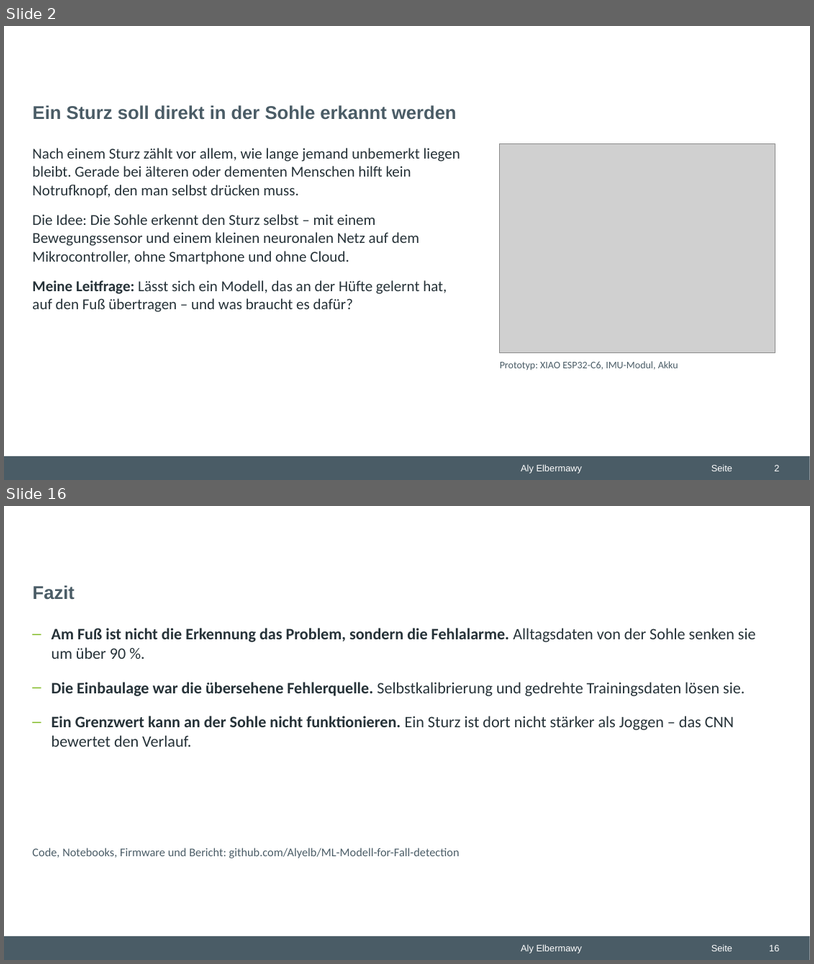
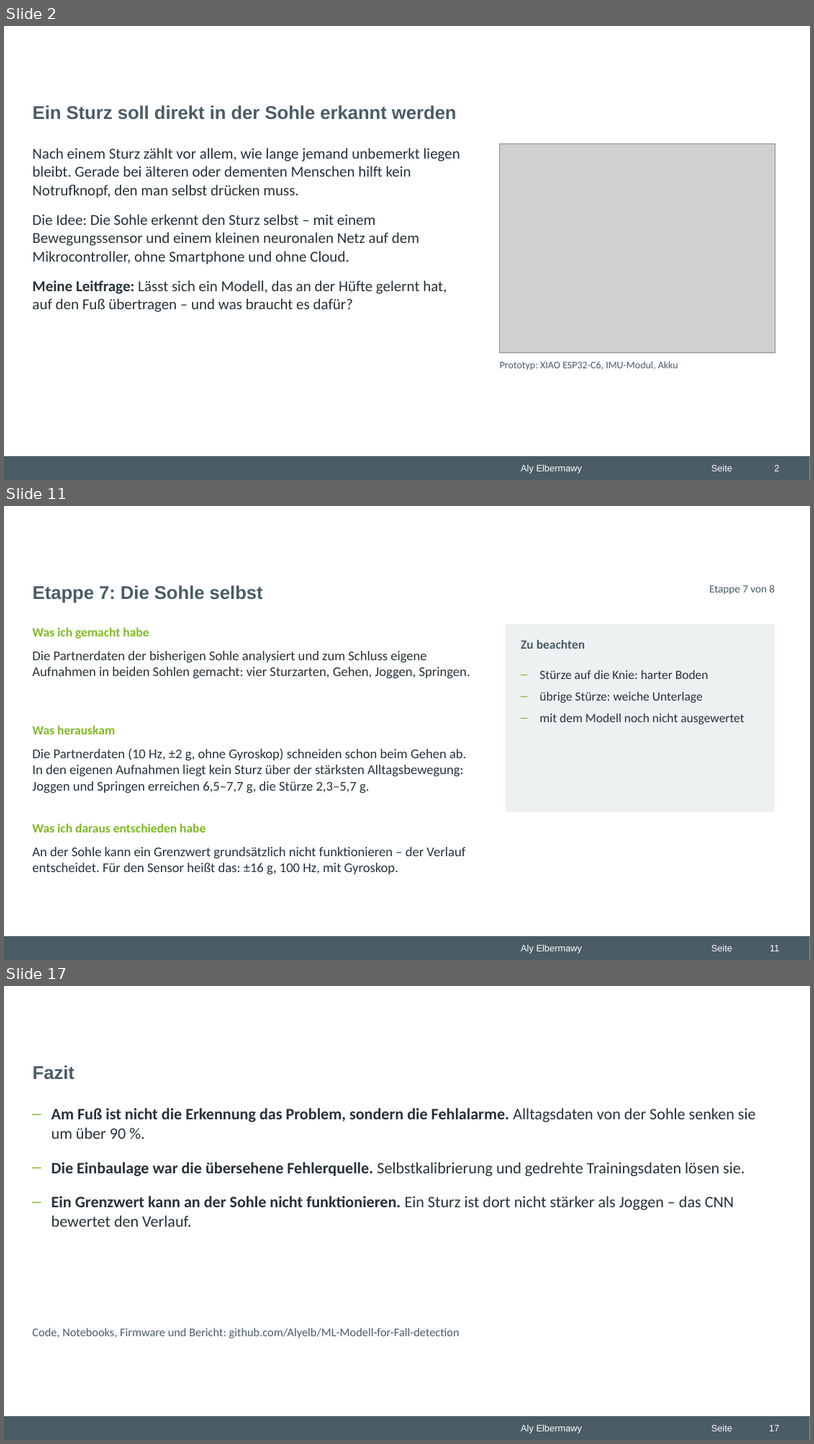
Before and after one commit to Alyelb/ML-Modell-for-Fall-detection, a slide deck: praesentation/2_Projekt_Sturzerkennung.pptx. Shown one above the other, each under a label of ours: slides 2 and 16 before the commit, slides 2, 11 and 17 after it; the slides between them are not shown. The pictures are 814x964 and 814x1444 pixels, drawn with LibreOffice and Linux fonts; fonts in the diff are those of the drawing; grey boxes stand for pictures; background and template pictures are left out. Boxes give left, top, right and bottom in pixels: in the first picture for what was removed or moved away, otherwise in the second. Text is boxed around its words. In the diff, an @@ line names an element or a change of style, - is before the commit and + after.

```diff
--- a/praesentation/2_Projekt_Sturzerkennung.pptx
+++ b/praesentation/2_Projekt_Sturzerkennung.pptx
@@ slide 11 added at bbox=[4, 506, 810, 960], background #FFFFFF; not listed: 3 template elements that a slide beside it also shows @@
@@ title added at bbox=[33, 585, 263, 603], 22 pt, text #4A5C66, bold @@
+Etappe 7: Die Sohle selbst
@@ text added at bbox=[710, 584, 775, 595], 13 pt, text #4A5C66 @@
+Etappe 7 von 8
@@ text added at bbox=[32, 627, 149, 638], 15 pt, text #80BA24, bold @@
+Was ich gemacht habe
@@ rectangle added at bbox=[506, 624, 775, 811], fill #EEF1F2 @@
@@ text added at bbox=[32, 651, 471, 678], 16 pt, text #263238 @@
+Die Partnerdaten der bisherigen Sohle analysiert und zum Schluss eigene Aufnahmen in beiden Sohlen gemacht: vier Sturzarten, Gehen, Joggen, Springen.
@@ text added at bbox=[521, 639, 585, 649], 15 pt, text #4A5C66, bold @@
+Zu beachten
@@ text added at bbox=[540, 670, 744, 724], 15 pt, text #263238 @@
+– Stürze auf die Knie: harter Boden
+– übrige Stürze: weiche Unterlage
+– mit dem Modell noch nicht ausgewertet
@@ text added at bbox=[32, 725, 115, 734], 15 pt, text #80BA24, bold @@
+Was herauskam
@@ text added at bbox=[32, 748, 466, 793], 16 pt, text #263238 @@
+Die Partnerdaten (10 Hz, ±2 g, ohne Gyroskop) schneiden schon beim Gehen ab. In den eigenen Aufnahmen liegt kein Sturz über der stärksten Alltagsbewegung: Joggen und Springen erreichen 6,5–7,7 g, die Stürze 2,3–5,7 g.
@@ text added at bbox=[32, 823, 206, 832], 15 pt, text #80BA24, bold @@
+Was ich daraus entschieden habe
@@ text added at bbox=[32, 847, 466, 874], 16 pt, text #263238 @@
+An der Sohle kann ein Grenzwert grundsätzlich nicht funktionieren – der Verlauf entscheidet. Für den Sensor heißt das: ±16 g, 100 Hz, mit Gyroskop.
@@ page number added at bbox=[770, 944, 779, 951], 11 pt, text #FFFFFF @@
+11
@@ what was slide 16 is now slide 17 @@
@@ page number at bbox=[769, 1424, 779, 1431]: text changed @@
-16
+17
```
Also in this commit, not shown: 3 slides changed, 10 other slides added, 10 slides removed, 3 other files.
